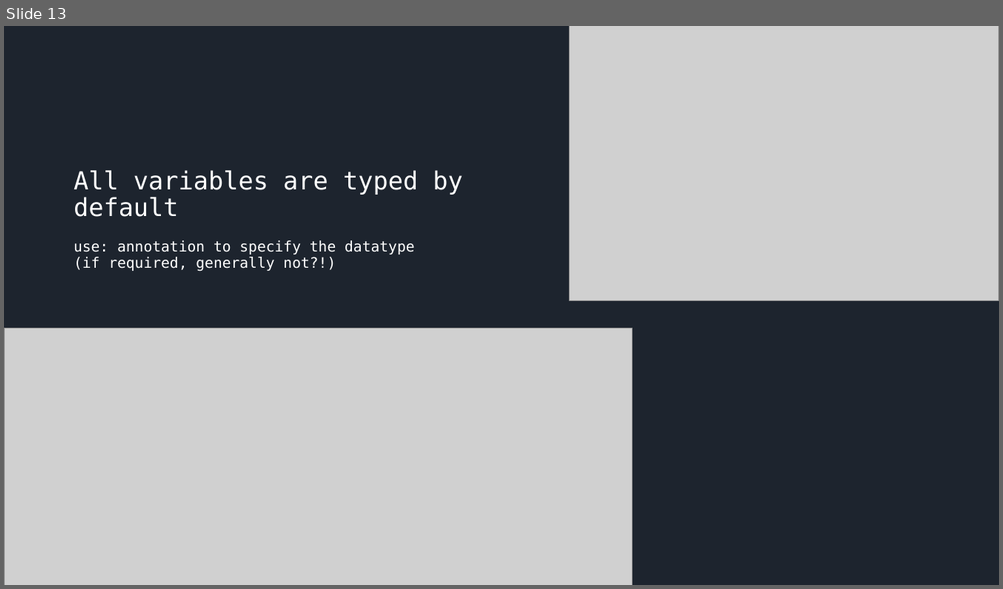
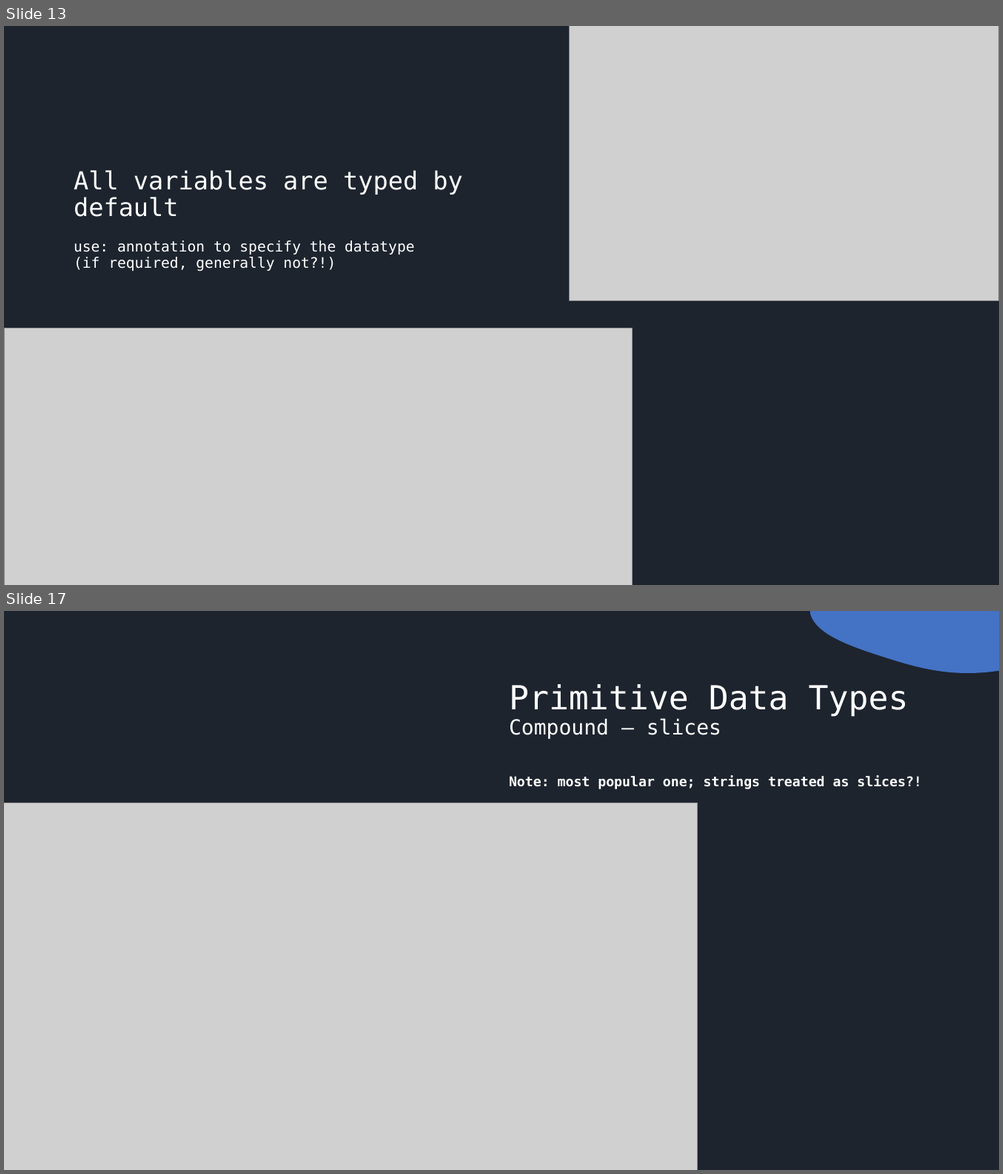
Before and after one commit to sakthishanmugam02/rust-lang, a slide deck: rust-lang.pptx. Shown one above the other, each under a label of ours: slide 13 before the commit, slides 13 and 17 after it; the slides between them are not shown. The pictures are 1003x589 and 1003x1174 pixels, drawn with LibreOffice and Linux fonts; fonts in the diff are those of the drawing; grey boxes stand for pictures. Boxes give left, top, right and bottom in pixels: in the first picture for what was removed or moved away, otherwise in the second. Text is boxed around its words. In the diff, an @@ line names an element or a change of style, - is before the commit and + after.

Commit message:
data types

```diff
--- a/rust-lang.pptx
+++ b/rust-lang.pptx
@@ slide 17 added at <box>4,611,999,1170</box>, background #1D242E @@
@@ rectangle added at <box>4,611,999,1170</box>, fill #1D242E @@
@@ freeform shape added at <box>810,611,999,673</box>, fill #4472C4 @@
@@ freeform shape added at <box>4,667,40,800</box>, fill #4472C4 @@
@@ title added at <box>509,684,922,789</box>, 13 pt, text #FFFFFF, bold @@
+Primitive Data Types Compound – slices
+Note: most popular one; strings treated as slices?!
@@ picture added at <box>4,803,697,1170</box> @@
@@ freeform shape added at <box>4,1093,301,1170</box>, fill #70AD47 @@
@@ freeform shape added at <box>4,1087,358,1170</box>, outline #F4B183 1.5 pt @@
@@ freeform shape added at <box>600,1113,961,1170</box>, outline #CF9B00 1 pt @@
@@ freeform shape added at <box>669,1121,999,1170</box>, fill #70AD47 @@
```
Also in this commit, not shown: 3 other slides added, 38 other files.
